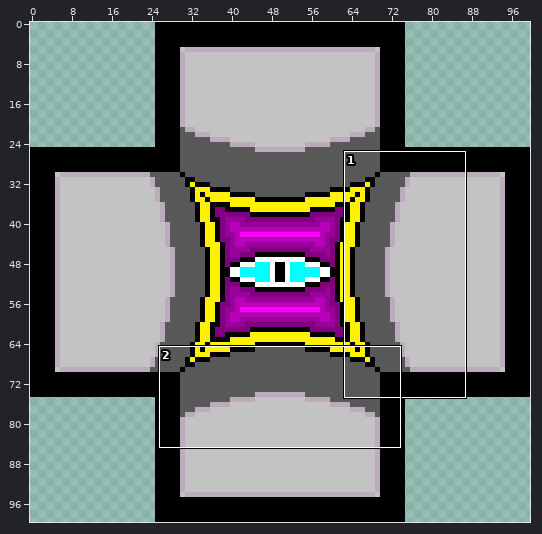
One commit to this sprite sheet: Toasterman (Main)/Assets/Game/Images/Enemies/Purple planet/RoboFlesh.png. Above, an overview of the earlier version with the close-up marked.
Close-up. Before the edit:
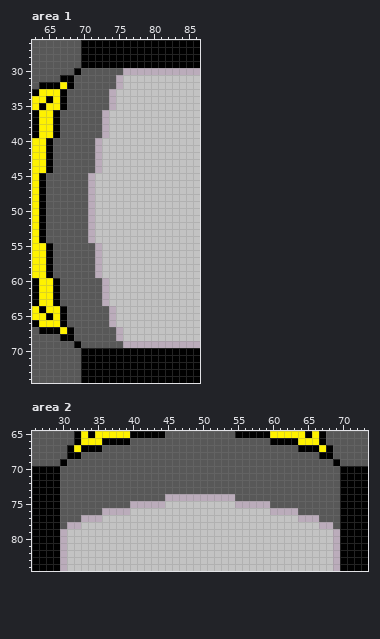
The file is 100x100 pixels. Shown: area 1: x 63..86, y 26..74; area 2: x 26..73, y 65..84. The commit also changed other parts of the picture, which this record leaves out.
Now the later version:
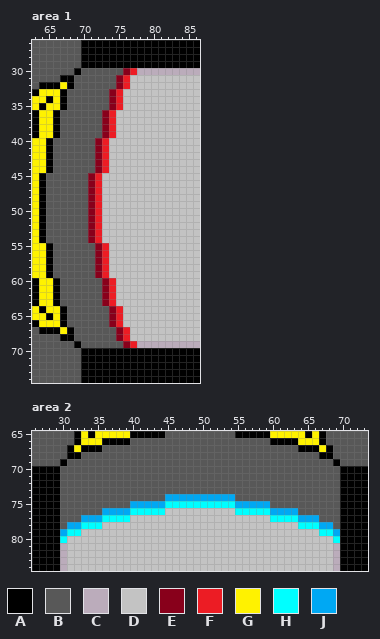
Palette (. is transparent): A #000000  B #585858  C #bbacbb  D #c3c3c3  E #88001b  F #ec1c24  G #fff200  H #00ffff  J #00a8f3
Difference:
{"where": "area 1"}
{"y":30,"x":76,"old":"CC","new":"EF"}
{"y":31,"x":75,"old":"CD","new":"EF"}
{"y":32,"x":75,"old":"CD","new":"EF"}
{"y":33,"x":74,"old":"CD","new":"EF"}
{"y":34,"x":74,"old":"CD","new":"EF"}
{"y":35,"x":74,"old":"CD","new":"EF"}
{"y":36,"x":73,"old":"CD","new":"EF"}
{"y":37,"x":73,"old":"CD","new":"EF"}
{"y":38,"x":73,"old":"CD","new":"EF"}
{"y":39,"x":73,"old":"CD","new":"EF"}
{"y":40,"x":72,"old":"CD","new":"EF"}
{"y":41,"x":72,"old":"CD","new":"EF"}
{"y":42,"x":72,"old":"CD","new":"EF"}
{"y":43,"x":72,"old":"CD","new":"EF"}
{"y":44,"x":72,"old":"CD","new":"EF"}
{"y":45,"x":71,"old":"CD","new":"EF"}
{"y":46,"x":71,"old":"CD","new":"EF"}
{"y":47,"x":71,"old":"CD","new":"EF"}
{"y":48,"x":71,"old":"CD","new":"EF"}
{"y":49,"x":71,"old":"CD","new":"EF"}
{"y":50,"x":71,"old":"CD","new":"EF"}
{"y":51,"x":71,"old":"CD","new":"EF"}
{"y":52,"x":71,"old":"CD","new":"EF"}
{"y":53,"x":71,"old":"CD","new":"EF"}
{"y":54,"x":71,"old":"CD","new":"EF"}
{"y":55,"x":72,"old":"CD","new":"EF"}
{"y":56,"x":72,"old":"CD","new":"EF"}
{"y":57,"x":72,"old":"CD","new":"EF"}
{"y":58,"x":72,"old":"CD","new":"EF"}
{"y":59,"x":72,"old":"CD","new":"EF"}
{"y":60,"x":73,"old":"CD","new":"EF"}
{"y":61,"x":73,"old":"CD","new":"EF"}
{"y":62,"x":73,"old":"CD","new":"EF"}
{"y":63,"x":73,"old":"CD","new":"EF"}
{"y":64,"x":74,"old":"CD","new":"EF"}
{"y":65,"x":74,"old":"CD","new":"EF"}
{"y":66,"x":74,"old":"CD","new":"EF"}
{"y":67,"x":75,"old":"CD","new":"EF"}
{"y":68,"x":75,"old":"CD","new":"EF"}
{"y":69,"x":76,"old":"CC","new":"EF"}
{"where": "area 2"}
{"y":74,"x":45,"old":"CCCCCCCCCC","new":"JJJJJJJJJJ"}
{"y":75,"x":40,"old":"CCCCCDDDDDDDDDDCCCCC","new":"JJJJJHHHHHHHHHHJJJJJ"}
{"y":76,"x":36,"old":"CCCCDDDDD","new":"JJJJHHHHH"}
{"y":76,"x":55,"old":"DDDDDCCCC","new":"HHHHHJJJJ"}
{"y":77,"x":33,"old":"CCCDDDD","new":"JJJHHHH"}
{"y":77,"x":60,"old":"DDDDCCC","new":"HHHHJJJ"}
{"y":78,"x":31,"old":"CCDDD","new":"JJHHH"}
{"y":78,"x":64,"old":"DDDCC","new":"HHHJJ"}
{"y":79,"x":30,"old":"CDD","new":"JHH"}
{"y":79,"x":67,"old":"DDC","new":"HHJ"}
{"y":80,"x":30,"old":"C","new":"H"}
{"y":80,"x":69,"old":"C","new":"H"}
